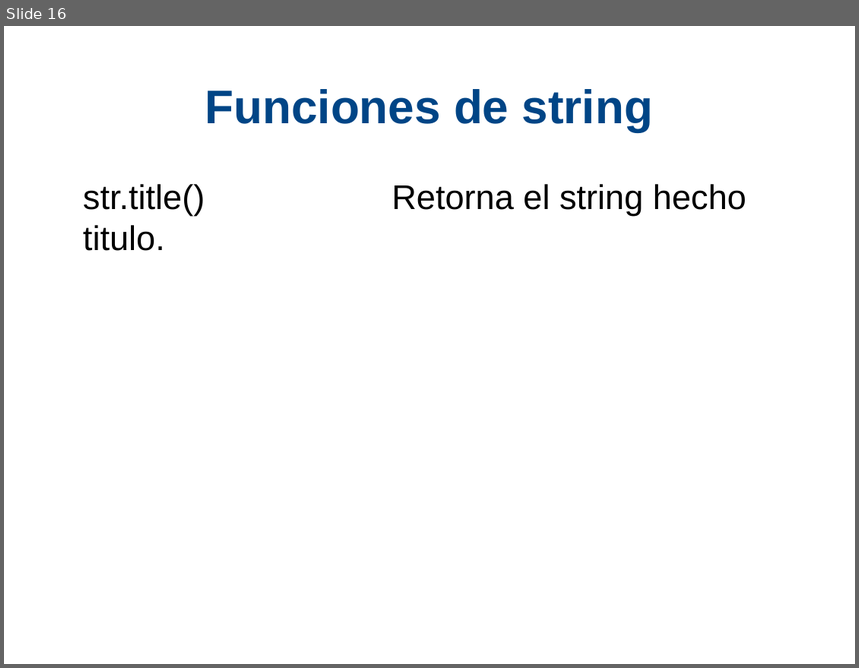
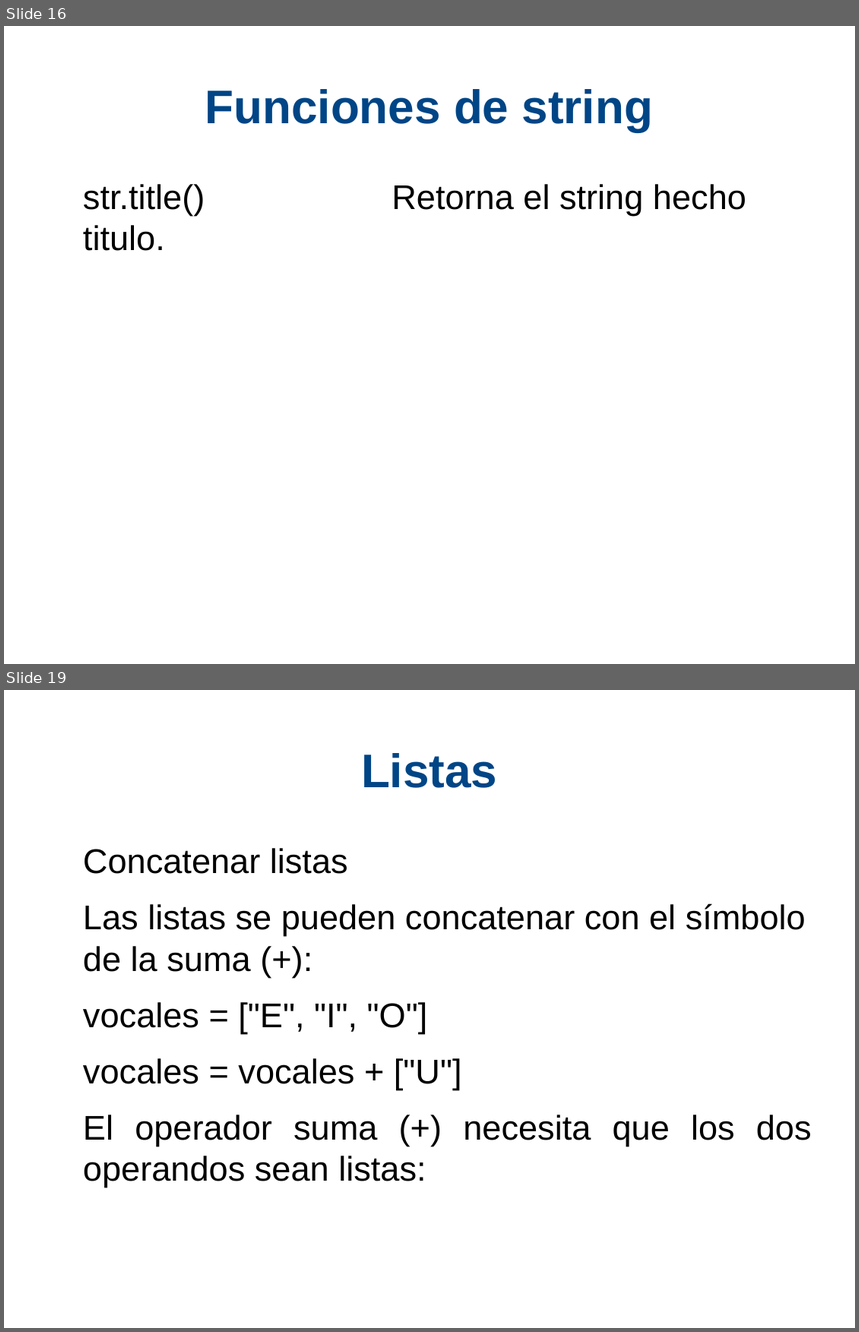
Before and after one commit to xDavidPM/Taller-Python, a slide deck: Python diapositiva.odp. Shown one above the other, each under a label of ours: slide 16 before the commit, slides 16 and 19 after it; the slides between them are not shown. The pictures are 859x668 and 859x1332 pixels, drawn with LibreOffice and Linux fonts; fonts in the diff are those of the drawing; background and template pictures are left out. Boxes give left, top, right and bottom in pixels: in the first picture for what was removed or moved away, otherwise in the second. Text is boxed around its words. In the diff, an @@ line names an element or a change of style, - is before the commit and + after.

```diff
--- a/Python diapositiva.odp
+++ b/Python diapositiva.odp
@@ slide 19 added at [4,690,855,1328], background #FFFFFF @@
@@ title added at [361,753,497,788], 44 pt, text #004586, bold @@
+Listas
@@ text added at [83,848,812,1188], 32 pt, text #000000 @@
+Concatenar listas
+Las listas se pueden concatenar con el símbolo de la suma (+):
+vocales = ["E", "I", "O"]
+vocales = vocales + ["U"]
+El operador suma (+) necesita que los dos operandos sean listas:
```
Also in this commit, not shown: 4 slides changed, 10 other slides added, 1 other file.
